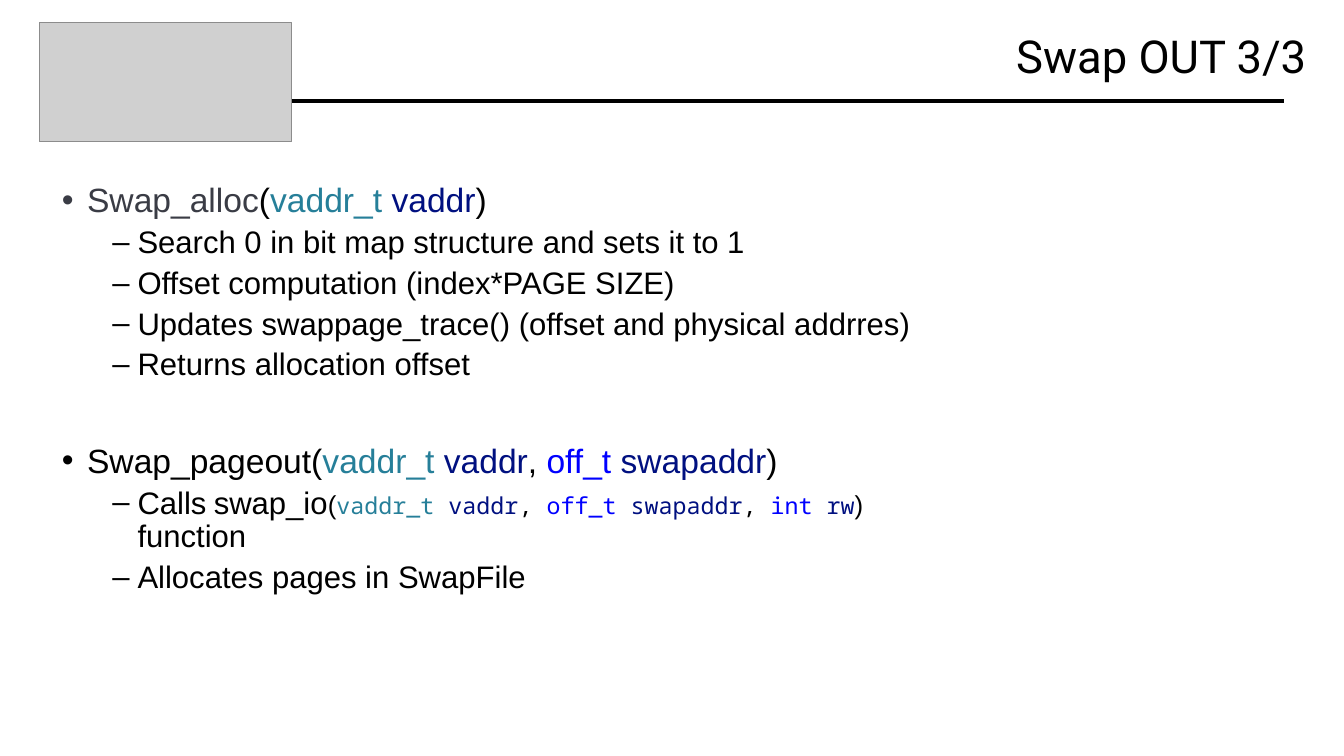
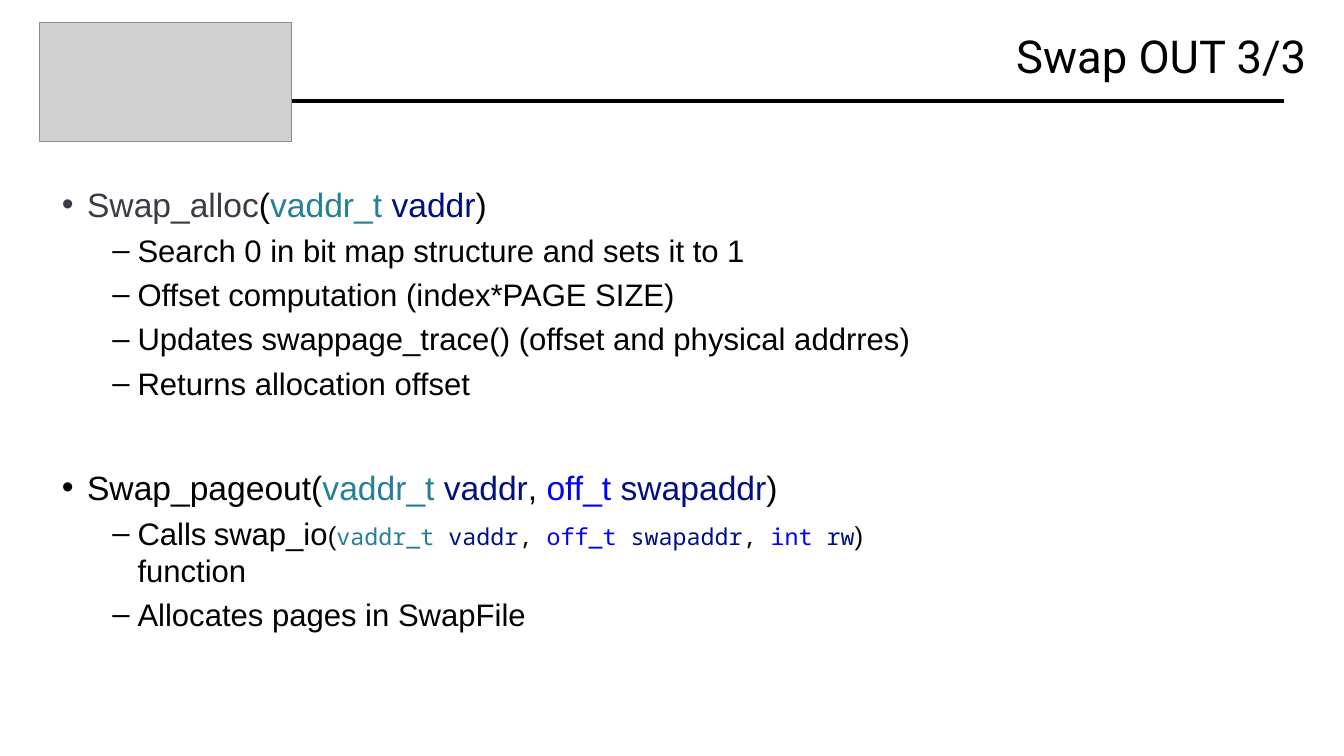
Before and after one commit to Davide619/OS161, a slide deck: slide 28 of Presentazione Progetto OS161.pptx. Drawn at 1344x756 pixels with LibreOffice and Linux fonts; fonts in the diff are those of the drawing; grey boxes stand for pictures. Boxes give left, top, right and bottom in pixels: in the first picture for what was removed or moved away, otherwise in the second. Text is boxed around its words. In the diff, an @@ line names an element or a change of style, - is before the commit and + after.

```diff
--- a/Presentazione Progetto OS161.pptx
+++ b/Presentazione Progetto OS161.pptx
@@ text "Swap_alloc(vaddr_t vaddr)" at [87,192,910,583]: line spacing 0.9 to 1 @@
```
Also in this commit, not shown: 2 other slides changed.
